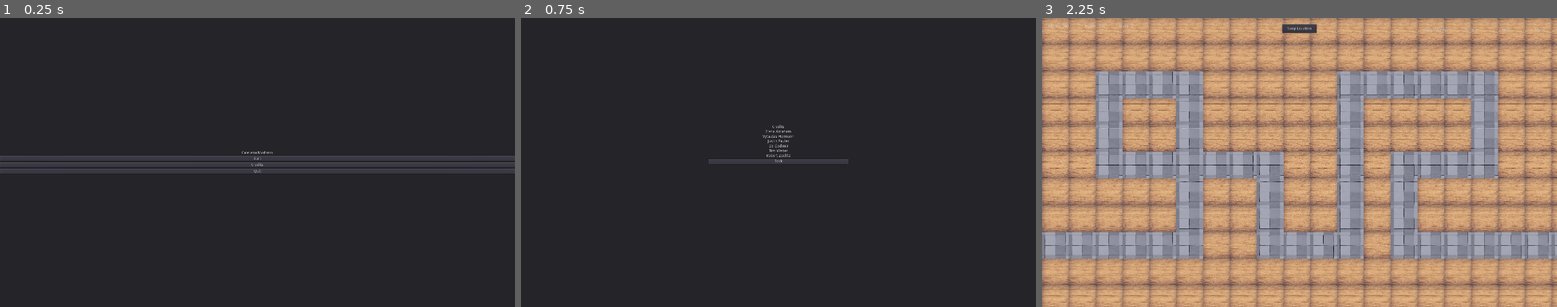
Above: before the commit, frames 1-3 (left to right).
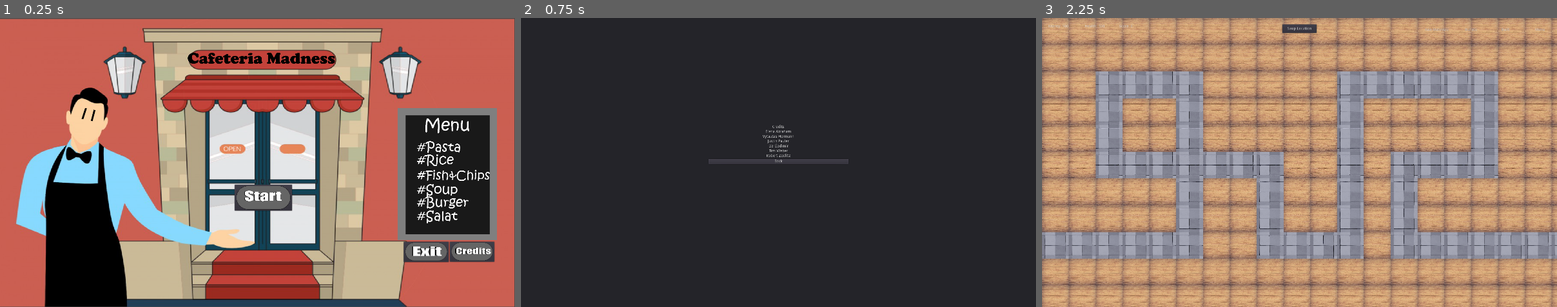
Above: after the commit, the same moments.

Repository: Vytautas-Hermann/GJ-2020
Game: Godot game, scene res://src/scenes/Title_Screen.tscn
Two runs of this game, one before a commit and one after it. Both use one fixed random seed, a clock stepped at 60 frames per second and the inputs below.
Inputs (mouse positions are in pixels of both pictures, inside the frame that each line leads up to; where the layout moved, square brackets give the same spot in the first picture):
- Up to frame 1 (0.25 s): no input
- Up to frame 2 (0.75 s): click (994, 252) [778, 165] at 0.5 s
- Up to frame 3 (2.25 s): click "Back" at 1.25 s; click (1304, 197) [1299, 159] at 2 s

The runs differ from the first frame. In frame 1, 94% of the frame differs, in the area x 0-100%, y 0-100%; in frame 2, nothing differs; in frame 3, nothing differs.

Commit message:
Menu

Diff:
--- a/src/scenes/Title_Screen.tscn
+++ b/src/scenes/Title_Screen.tscn
@@ -1,50 +1,50 @@
-[gd_scene load_steps=2 format=2]
+[gd_scene load_steps=6 format=2]
 
 [ext_resource path="res://src/scripts/title_screen.gd" type="Script" id=1]
+[ext_resource path="res://src/images/Exitbut.png" type="Texture" id=2]
+[ext_resource path="res://src/images/Startbut.png" type="Texture" id=3]
+[ext_resource path="res://src/images/Creditsbut.png" type="Texture" id=4]
+[ext_resource path="res://src/images/Titleraw.png" type="Texture" id=6]
 
 [node name="Title_Screen" type="Node2D"]
 
-[node name="Panel" type="Panel" parent="."]
-margin_right = 1920.0
-margin_bottom = 1080.0
+[node name="Node" type="Node" parent="."]
+script = ExtResource( 1 )
+
+[node name="Sprite" type="Sprite" parent="Node"]
+position = Vector2( 957.855, 540.907 )
+scale = Vector2( 0.240079, 0.238892 )
+texture = ExtResource( 6 )
+
+[node name="Button" type="Button" parent="Node"]
+margin_left = 874.985
+margin_top = 622.718
+margin_right = 1088.98
+margin_bottom = 719.718
+icon = ExtResource( 3 )
+expand_icon = true
 __meta__ = {
 "_edit_use_anchors_": false
 }
 
-[node name="MarginContainer" type="MarginContainer" parent="."]
-margin_right = 1920.0
-margin_bottom = 1080.0
+[node name="Button2" type="Button" parent="Node"]
+margin_left = 1677.29
+margin_top = 836.409
+margin_right = 1843.29
+margin_bottom = 911.409
+icon = ExtResource( 4 )
+expand_icon = true
+
+[node name="Button3" type="Button" parent="Node"]
+margin_left = 1504.9
+margin_top = 835.826
+margin_right = 1672.9
+margin_bottom = 911.826
+icon = ExtResource( 2 )
+expand_icon = true
 __meta__ = {
 "_edit_use_anchors_": false
 }
 
-[node name="VBoxContainer" type="VBoxContainer" parent="MarginContainer"]
-margin_right = 1920.0
-margin_bottom = 1080.0
-alignment = 1
-script = ExtResource( 1 )
-
-[node name="Title" type="Label" parent="MarginContainer/VBoxContainer"]
-margin_top = 497.0
-margin_right = 1920.0
-margin_bottom = 511.0
-text = "Cafeteria Madness"
-align = 1
-
-[node name="Button" type="Button" parent="MarginContainer/VBoxContainer"]
-margin_top = 515.0
-margin_right = 1920.0
-margin_bottom = 535.0
-text = "Start"
-
-[node name="Button2" type="Button" parent="MarginContainer/VBoxContainer"]
-margin_top = 539.0
-margin_right = 1920.0
-margin_bottom = 559.0
-text = "Credits"
-
-[node name="Button3" type="Button" parent="MarginContainer/VBoxContainer"]
-margin_top = 563.0
-margin_right = 1920.0
-margin_bottom = 583.0
-text = "Quit"
+[node name="Camera2D" type="Camera2D" parent="."]
+position = Vector2( 956.852, 536.33 )
--- a/src/scripts/title_screen.gd
+++ b/src/scripts/title_screen.gd
@@ -1,4 +1,4 @@
-extends VBoxContainer
+extends Node
 
 func _ready():
 	get_node("Button").connect("pressed", self, "_on_new_game")
Binary file added: src/images/Creditsbut.png
Not shown, added: src/images/Creditsbut.png.import
Binary file added: src/images/Exitbut.png
Not shown, added: src/images/Exitbut.png.import
Binary file added: src/images/Startbut.png
Not shown, added: src/images/Startbut.png.import
Binary file added: src/images/Titleraw.png
Not shown, added: src/images/Titleraw.png.import
Binary file added: src/images/Titles.png
Not shown, added: src/images/Titles.png.import
